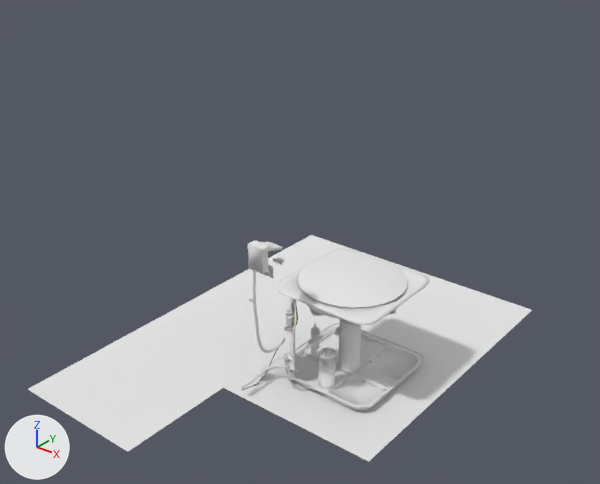
Renders of the Blender file vl.vlabs.com.ua/models/hvac/vlab.hvac.base/vlab.hvac.base.blend from each side of a commit.
The view is the same before and after, from a 50 mm camera at (3.09, -4.48, 3.73) aimed at (-0.43, -0.09, 1.0). Arrows for +X, +Y and +Z are at lower left; the lights stay in place.

The first picture shows 'Circle', 'Plane', 'Plane.001', 'bryantB225B-heatPumpCompressor', 'bryantB225B-heatPumpFanGrid', 'bryantB225B-heatPumpFrameBottom', 'bryantB225B-heatPumpFrameCap'.
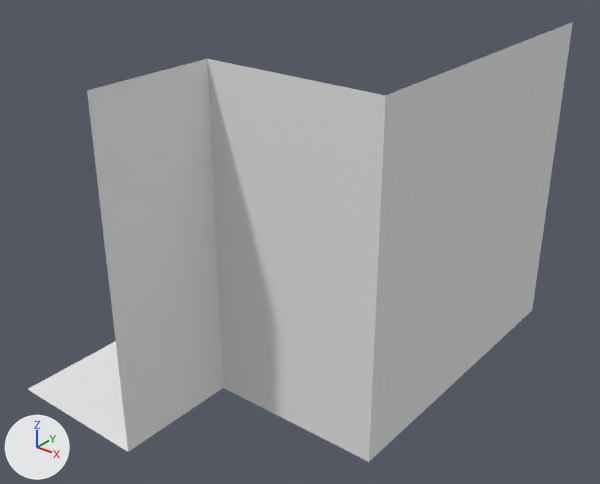
What differs and where, as boxes (x1, y1, x2, y2) in the pictures (600 x 484 px):
```json
{"object": "houseWall", "change": "shown", "after": [87, 22, 573, 462]}
{"object": "Plane", "change": "unchanged, covered by the edit", "before": [28, 235, 532, 461], "after": [28, 341, 128, 452]}
{"object": "bryantB225B-heatPumpFrameBottom", "change": "unchanged, covered by the edit", "before": [284, 323, 424, 411]}
{"object": "bryantB225B-heatPumpFanGrid", "change": "unchanged, covered by the edit", "before": [298, 255, 408, 308]}
{"object": "bryantB225B-heatPumpFrameCap", "change": "unchanged, covered by the edit", "before": [276, 248, 430, 325]}
```

Edits to the scene script, one JSON object a line:
```json
{"op": "remove", "block": "ob_housewall", "code": "ob_housewall.hide_viewport = True"}
```
